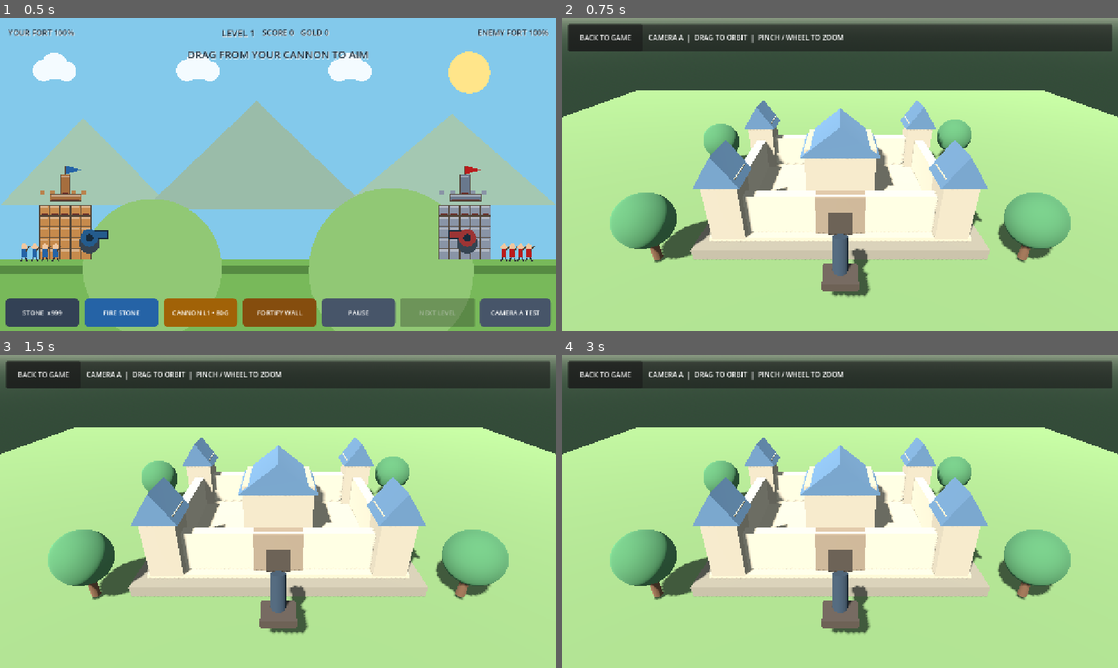
Above: before the commit, frames 1-4 (two rows, left to right).
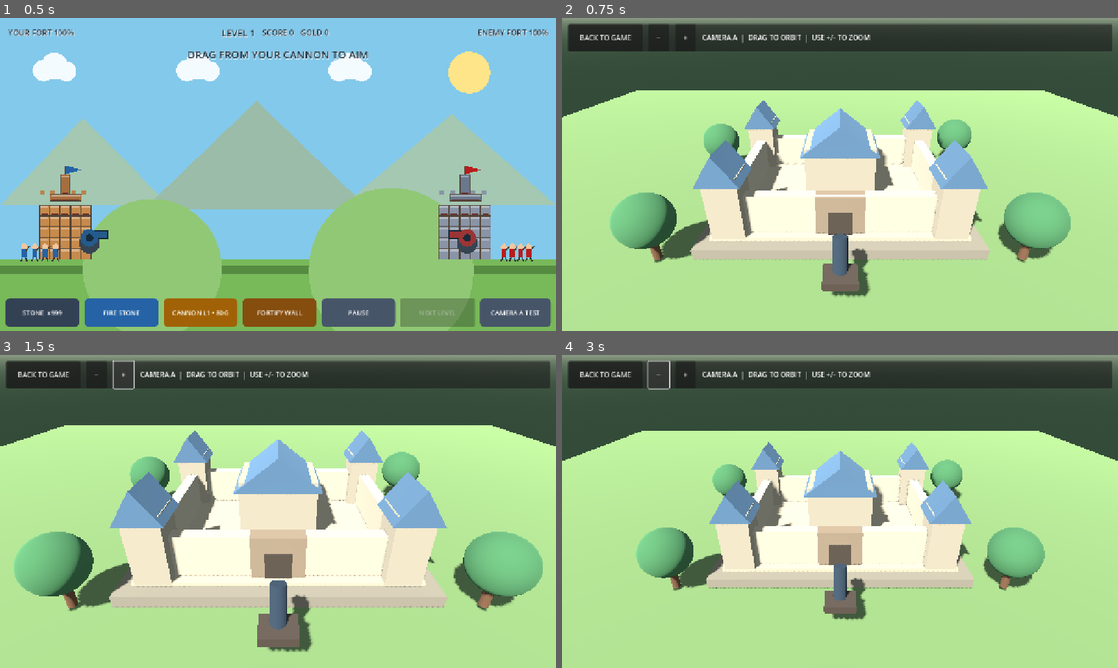
Above: after the commit, the same moments.

Repository: mahdialloui01-art/Loup-Garou-Game
Game: Godot game, scene res://scenes/main.tscn
The game is run twice, just before and just after one commit, with the same random seed, the same clock (stepped at 60 frames per second) and the same inputs.
Inputs (mouse positions are in pixels of both pictures, inside the frame that each line leads up to):
- Up to frame 1 (0.5 s): no input
- Up to frame 2 (0.75 s): click "CAMERA A TEST" at 0.5 s
- Up to frame 3 (1.5 s): click (122, 373) at 1.25 s, where only the run after the commit has a clickable "+"
- Up to frame 4 (3 s): click (656, 373) at 2 s, where only the run after the commit has a clickable "−"; click (656, 373) at 2.75 s, where only the run after the commit has a clickable "−"

Frame 1 is identical in both runs. In frame 2, 0.5% of the frame differs, in the area x 15-56%, y 5-8%; in frame 3, 21%, in the area x 0-100%, y 1-95%; in frame 4, 16%.

Commit message:
Add touch-friendly zoom controls to camera A preview

Diff:
--- a/CastleDestroyer/scripts/camera_a_preview.gd
+++ b/CastleDestroyer/scripts/camera_a_preview.gd
@@ -160,8 +160,18 @@
 	back.custom_minimum_size = Vector2(170.0, 42.0)
 	back.pressed.connect(_return_to_game)
 	row.add_child(back)
+	var zoom_out := Button.new()
+	zoom_out.text = "−"
+	zoom_out.custom_minimum_size = Vector2(48.0, 42.0)
+	zoom_out.pressed.connect(func(): _zoom(1.5))
+	row.add_child(zoom_out)
+	var zoom_in := Button.new()
+	zoom_in.text = "+"
+	zoom_in.custom_minimum_size = Vector2(48.0, 42.0)
+	zoom_in.pressed.connect(func(): _zoom(-1.5))
+	row.add_child(zoom_in)
 	hint_label = Label.new()
-	hint_label.text = "CAMERA A  |  DRAG TO ORBIT  |  PINCH / WHEEL TO ZOOM"
+	hint_label.text = "CAMERA A  |  DRAG TO ORBIT  |  USE +/- TO ZOOM"
 	hint_label.size_flags_horizontal = Control.SIZE_EXPAND_FILL
 	hint_label.vertical_alignment = VERTICAL_ALIGNMENT_CENTER
 	row.add_child(hint_label)
@@ -197,6 +207,10 @@
 		var motion := event as InputEventMouseMotion
 		_orbit(motion.relative)
 
+func _zoom(amount: float) -> void:
+	distance = clampf(distance + amount, MIN_DISTANCE, MAX_DISTANCE)
+	_update_camera()
+
 func _orbit(delta: Vector2) -> void:
 	yaw -= delta.x * 0.006
 	pitch = clampf(pitch - delta.y * 0.004, -0.95, -0.16)
